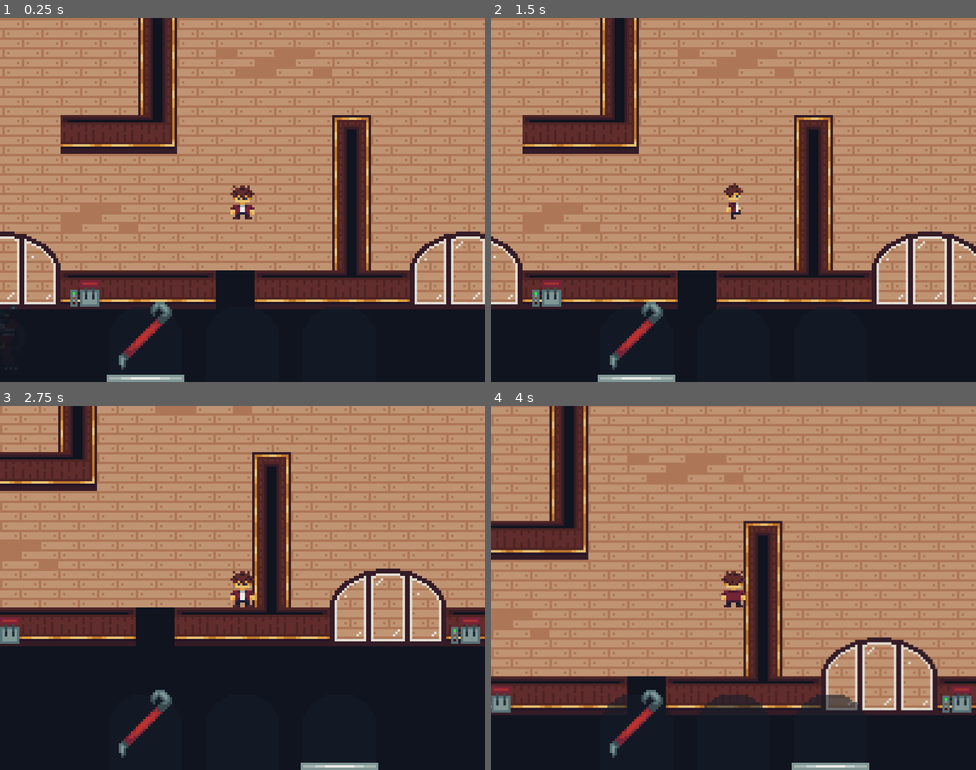
Above: before the commit, frames 1-4 (two rows, left to right).
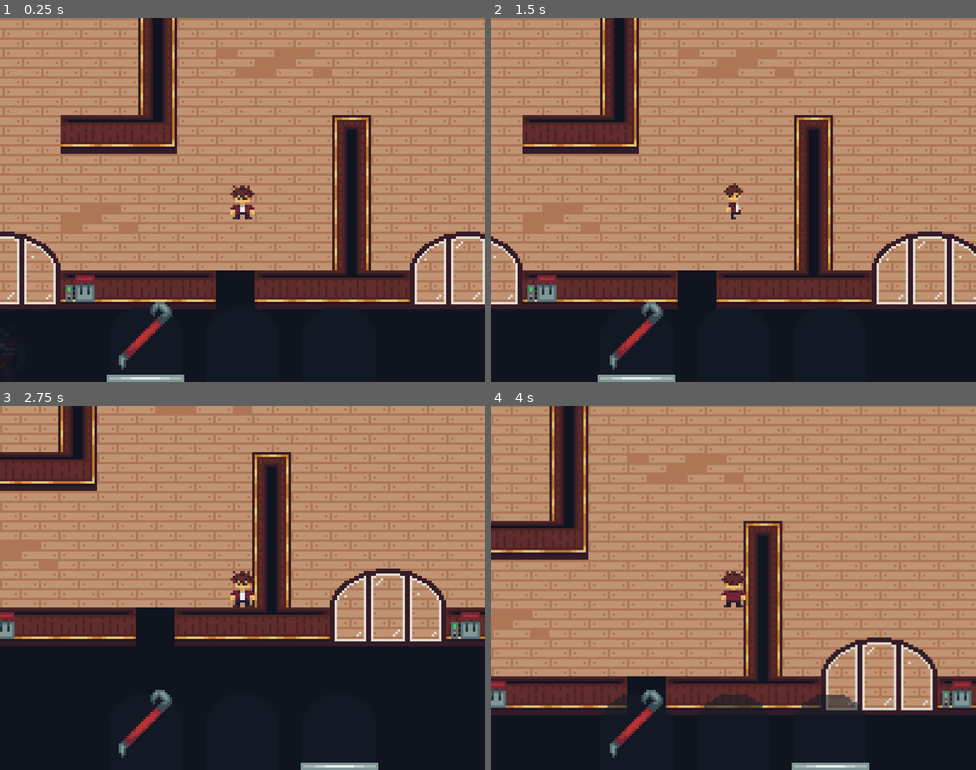
Above: after the commit, the same moments.

Repository: Portalyst/afraid-of-wolves
Game: Godot game, scene res://scenes/level.tscn
The game is run twice, just before and just after one commit, with the same random seed, the same clock (stepped at 60 frames per second) and the same inputs.
Inputs (mouse positions are in pixels of both pictures, inside the frame that each line leads up to):
- Up to frame 1 (0.25 s): no input
- Up to frame 2 (1.5 s): click (636, 341) at 0.52 s; hold D (right) from 1.28 s (still down); tap 1 (1) at 1.35 s
- Up to frame 3 (2.75 s): tap 2 (2) at 1.55, 2.1 s; release D (right) at 2.03 s; hold S (down) from 2.03 s (still down); tap 3 (3) at 2.3 s
- Up to frame 4 (4 s): tap Enter at 2.75 s; release S (down) at 2.78 s; hold D (right) 2.78-3.53 s; hold Shift (run) 2.78-3.53 s; tap 3 (3) at 2.85 s; hold W (up) from 3.53 s (still down); tap Shift (run) at 3.6 s; tap Space (use) at 3.8 s

The runs differ from the first frame. In frame 1, 0.4% of the frame differs, in the area x 2-21%, y 70-80%; in frame 2, 0.4%; in frame 3, 0.5%; in frame 4, 0.6%, in the area x 0-100%, y 75-85%.

Commit message:
Lenny now is runnig

Diff:
--- a/project.godot
+++ b/project.godot
@@ -15,6 +15,10 @@
 config/features=PackedStringArray("4.6", "Forward Plus")
 boot_splash/bg_color=Color(0.0627451, 0.078431375, 0.12156863, 1)
 config/icon="res://icon.svg"
+
+[autoload]
+
+global="*uid://jwuox8hgvoeh"
 
 [display]
 
--- a/scenes/lenny.tscn
+++ b/scenes/lenny.tscn
@@ -14,9 +14,28 @@
 "speed": 5.0
 }]
 
+[sub_resource type="RectangleShape2D" id="RectangleShape2D_d587q"]
+size = Vector2(62, 59)
+
 [node name="Lenny" type="CharacterBody2D" unique_id=1372898414]
 script = ExtResource("1_d587q")
 
 [node name="AnimatedSprite2D" type="AnimatedSprite2D" parent="." unique_id=780831286]
 sprite_frames = SubResource("SpriteFrames_d587q")
 animation = &"down"
+
+[node name="SpawnTimer" type="Timer" parent="." unique_id=1504195488]
+wait_time = 120.0
+
+[node name="Area2D" type="Area2D" parent="." unique_id=1501305900]
+
+[node name="CollisionShape2D" type="CollisionShape2D" parent="Area2D" unique_id=549664234]
+position = Vector2(0, 1.5)
+shape = SubResource("RectangleShape2D_d587q")
+
+[node name="Timer" type="Timer" parent="." unique_id=703199833]
+wait_time = 3.0
+one_shot = true
+
+[connection signal="area_entered" from="Area2D" to="." method="_on_area_2d_area_entered"]
+[connection signal="timeout" from="Timer" to="." method="_on_timer_timeout"]
--- a/scenes/level.tscn
+++ b/scenes/level.tscn
@@ -6,7 +6,7 @@
 [ext_resource type="PackedScene" uid="uid://blyioqwiwqdhv" path="res://scenes/john.tscn" id="4_mx8sn"]
 [ext_resource type="PackedScene" uid="uid://w84ufaxlctjb" path="res://scenes/leveler.tscn" id="6_2r41h"]
 [ext_resource type="Texture2D" uid="uid://doa871nkr42ud" path="res://sprites/john/Sprite-0003.png" id="7_b121j"]
-[ext_resource type="Texture2D" uid="uid://bbethmeiqbfsg" path="res://sprites/wolves/lenny/sheet.png" id="7_klq6b"]
+[ext_resource type="PackedScene" uid="uid://ba345t4lh0o1g" path="res://scenes/lenny.tscn" id="7_klq6b"]
 
 [sub_resource type="TileSetAtlasSource" id="TileSetAtlasSource_w8frs"]
 texture = ExtResource("2_w7c3h")
@@ -175,6 +175,39 @@
 [node name="John" parent="." unique_id=1620480787 instance=ExtResource("4_mx8sn")]
 position = Vector2(139, 19)
 
+[node name="Lenny" parent="." unique_id=1372898414 instance=ExtResource("7_klq6b")]
+position = Vector2(593, 50)
+
+[node name="Sprite0003" type="Sprite2D" parent="." unique_id=1614628088]
+self_modulate = Color(1, 1, 1, 0.9137255)
+position = Vector2(-127, -24)
+scale = Vector2(15.875, 3)
+texture = ExtResource("7_b121j")
+
+[node name="Sprite0004" type="Sprite2D" parent="." unique_id=628059018]
+self_modulate = Color(1, 1, 1, 0.9137255)
+position = Vector2(40, 179)
+scale = Vector2(5.375, 14.375)
+texture = ExtResource("7_b121j")
+
+[node name="Sprite0005" type="Sprite2D" parent="." unique_id=1211206176]
+self_modulate = Color(1, 1, 1, 0.9137255)
+position = Vector2(234.00002, 166.5)
+scale = Vector2(5.375, 12.8125)
+texture = ExtResource("7_b121j")
+
+[node name="Sprite0006" type="Sprite2D" parent="." unique_id=1123385802]
+self_modulate = Color(1, 1, 1, 0.9137255)
+position = Vector2(430, -137)
+scale = Vector2(19.625004, 3)
+texture = ExtResource("7_b121j")
+
+[node name="Sprite0007" type="Sprite2D" parent="." unique_id=1048308680]
+self_modulate = Color(1, 1, 1, 0.9137255)
+position = Vector2(136, -323.5)
+scale = Vector2(2.9999995, 16.4375)
+texture = ExtResource("7_b121j")
+
 [node name="leveler" parent="." unique_id=522787959 instance=ExtResource("6_2r41h")]
 position = Vector2(104, -199)
 
@@ -183,30 +216,18 @@
 rotation = 1.5707964
 
 [node name="leveler3" parent="." unique_id=457375829 instance=ExtResource("6_2r41h")]
-position = Vector2(264, 70)
-rotation = 3.1415927
+position = Vector2(264, 68)
+rotation = -3.1415925
 inverted = true
 
 [node name="leveler4" parent="." unique_id=1667117644 instance=ExtResource("6_2r41h")]
-position = Vector2(74, 70)
-rotation = 3.1415927
+position = Vector2(72, 68)
+rotation = -3.1415925
 inverted = true
 
 [node name="leveler5" parent="." unique_id=840843554 instance=ExtResource("6_2r41h")]
 position = Vector2(-7, 8)
-rotation = 4.712389
-
-[node name="Window" parent="." unique_id=572688343 instance=ExtResource("3_w8frs")]
-position = Vector2(40, 56)
-type = 1
-
-[node name="Window3" parent="." unique_id=957738484 instance=ExtResource("3_w8frs")]
-position = Vector2(232, 56)
-type = 1
-
-[node name="Sheet" type="Sprite2D" parent="." unique_id=2039668783]
-position = Vector2(40, 73)
-texture = ExtResource("7_klq6b")
+rotation = -1.5707964
 
 [node name="window" parent="." unique_id=1972362471 instance=ExtResource("3_w8frs")]
 position = Vector2(136, -200)
@@ -222,17 +243,13 @@
 rotation = -1.5707964
 type = 2
 
-[node name="Sprite0003" type="Sprite2D" parent="." unique_id=1614628088]
-self_modulate = Color(1, 1, 1, 0.9137255)
-position = Vector2(-43, -24)
-scale = Vector2(5.375, 3)
-texture = ExtResource("7_b121j")
-
-[node name="Sprite0004" type="Sprite2D" parent="." unique_id=628059018]
-self_modulate = Color(1, 1, 1, 0.9137255)
-position = Vector2(40, 88)
-scale = Vector2(5.375, 3)
-texture = ExtResource("7_b121j")
+[node name="Window" parent="." unique_id=572688343 instance=ExtResource("3_w8frs")]
+position = Vector2(40, 56)
+type = 1
+
+[node name="Window3" parent="." unique_id=957738484 instance=ExtResource("3_w8frs")]
+position = Vector2(232, 56)
+type = 1
 
 [node name="WindowMarker" type="Marker2D" parent="." unique_id=504295377]
 position = Vector2(-14, -21)
@@ -247,4 +264,4 @@
 position = Vector2(289, -130)
 
 [node name="WindowMarker4" type="Marker2D" parent="." unique_id=1717050344]
-position = Vector2(136, -203)
+position = Vector2(136, -211)
--- /dev/null
+++ b/scripts/global.gd
@@ -0,0 +1,14 @@
+extends Node
+
+
+
+var windows : Array
+
+func _ready() -> void:
+	var window0 : Vector2 = $/root/level/WindowMarker.position
+	var window1 : Vector2 = $/root/level/WindowMarker1.position
+	var window2 : Vector2 = $/root/level/WindowMarker2.position
+	var window3 : Vector2 = $/root/level/WindowMarker3.position
+	var window4 : Vector2 = $/root/level/WindowMarker4.position
+	windows = [window0, window1, window2, window3, window4]
+	print(windows)
--- a/scripts/lenny.gd
+++ b/scripts/lenny.gd
@@ -1,9 +1,44 @@
 extends CharacterBody2D
 
 
-const SPEED = 300.0
-const JUMP_VELOCITY = -400.0
+var speed = 100
 
+var numb : int
+var running : bool = false
+var direction
+
+func _ready() -> void:
+	set_meta("wolf", 1)
+	spawn()
 
 func _physics_process(delta: float) -> void:
+	if running == true:
+		velocity = direction * speed
+	else:
+		velocity.x = move_toward(velocity.x, 0, speed)
+		velocity.y = move_toward(velocity.y, 0, speed)
 	move_and_slide()
+
+func spawn():
+	numb = randi_range(0, 4)
+	position = global.windows[numb]
+
+func run_away():
+	print("HUI")
+	if numb == 0:
+		direction = Vector2(-1, 0)
+	if numb == 1 or numb == 2:
+		direction = Vector2(0, 1)
+	if numb == 3:
+		direction = Vector2(1, 0)
+	if numb == 4:
+		direction = Vector2(0, -1)
+	running = true
+	$Timer.start()
+
+func _on_area_2d_area_entered(area: Area2D) -> void:
+	if area.has_meta("leveler"):
+		area.charge.connect(run_away)
+
+#func _on_timer_timeout() -> void:
+	#running = false
--- a/scripts/leveler.gd
+++ b/scripts/leveler.gd
@@ -3,8 +3,11 @@
 @export var inverted : bool = false
 var active : bool = false
 var stuck : bool = false
+
+signal charge
 # Called when the node enters the scene tree for the first time.
 func _ready() -> void:
+	set_meta("leveler", 1)
 	if inverted == true:
 		$leveler.hide()
 	else:
@@ -22,6 +25,7 @@
 		$leveler.play("down")
 		$leveler0.play("down")
 		active = true
+		charge.emit()
 	if stuck == true and active == true and selected[0] == 1:
 		anim_up()
 		stuck = false
Not shown, added: scripts/global.gd.uid
